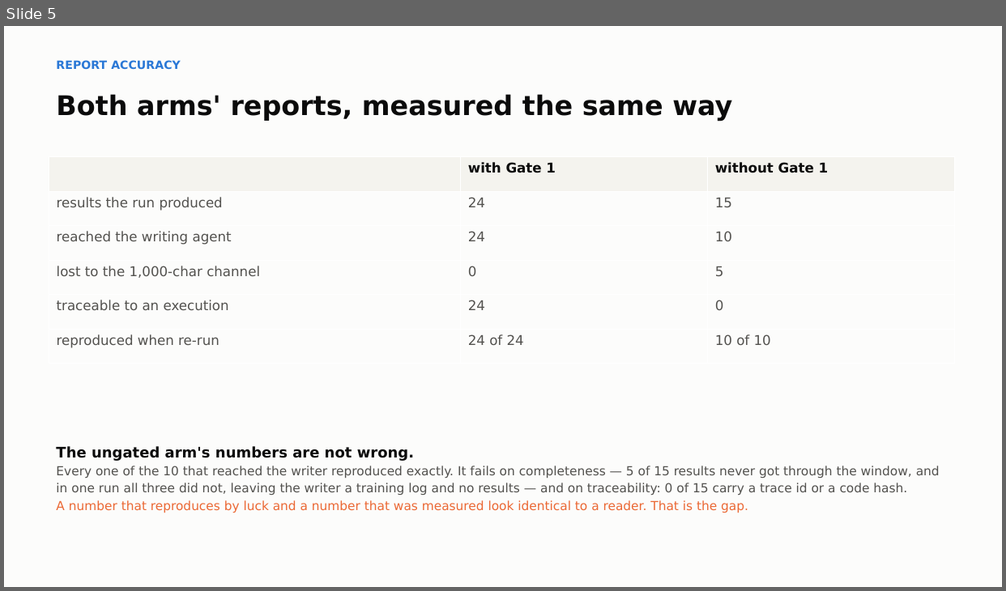
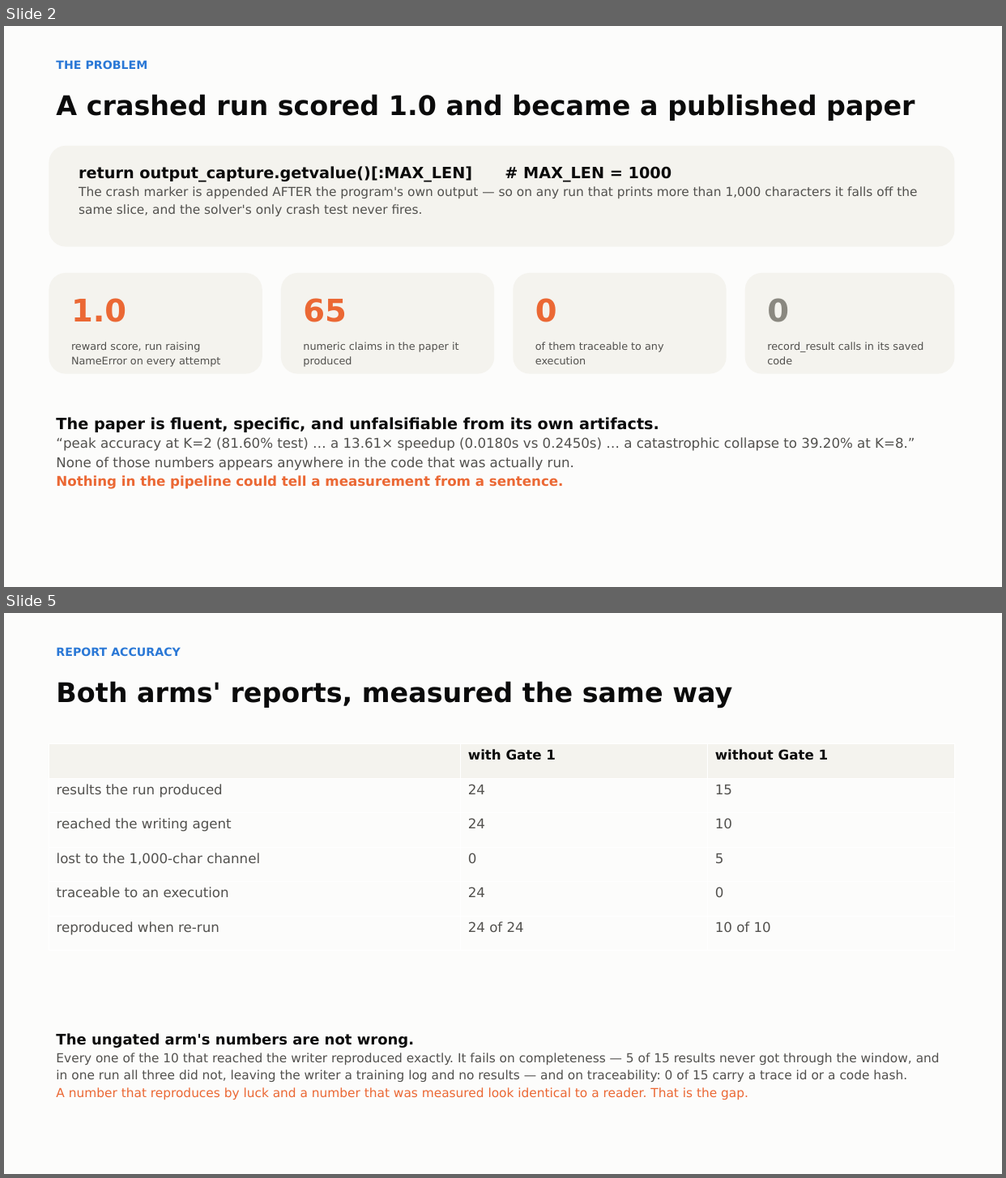
Before and after one commit to bananatruck/gates, a slide deck: reports/GATE1_DECK.pptx. Shown one above the other, each under a label of ours: slide 5 before the commit, slides 2 and 5 after it; the slides between them are not shown. The pictures are 1006x591 and 1006x1178 pixels, drawn with LibreOffice and Linux fonts; fonts in the diff are those of the drawing. Boxes give left, top, right and bottom in pixels: in the first picture for what was removed or moved away, otherwise in the second. Text is boxed around its words. In the diff, an @@ line names an element or a change of style, - is before the commit and + after.

```diff
--- a/reports/GATE1_DECK.pptx
+++ b/reports/GATE1_DECK.pptx
@@ slide 2 added at [4, 26, 1002, 587], background #FCFCFB @@
@@ text added at [56, 60, 148, 69], 11 pt, text #2A78D6, bold @@
+THE PROBLEM
@@ text added at [56, 94, 914, 121], 26 pt, text #0B0B0B, bold @@
+A crashed run scored 1.0 and became a published paper
@@ rounded rectangle added at [49, 146, 955, 247], fill #F4F3EE @@
@@ text added at [79, 166, 917, 216], 12 pt, text #52514E @@
+return output_capture.getvalue()[:MAX_LEN] # MAX_LEN = 1000
+The crash marker is appended AFTER the program's own output — so on any run that prints more than 1,000 characters it falls off the same slice, and the solver's only crash test never fires.
@@ rounded rectangle added at [49, 273, 262, 374], fill #F4F3EE @@
@@ rounded rectangle added at [281, 273, 494, 374], fill #F4F3EE @@
@@ rounded rectangle added at [513, 273, 727, 374], fill #F4F3EE @@
@@ rounded rectangle added at [745, 273, 955, 374], fill #F4F3EE @@
@@ text added at [71, 298, 126, 322], 30 pt, text #EB6834, bold @@
+1.0
@@ text added at [303, 298, 346, 322], 30 pt, text #EB6834, bold @@
+65
@@ text added at [535, 298, 557, 322], 30 pt, text #EB6834, bold @@
+0
@@ text added at [767, 298, 789, 322], 30 pt, text #8A8880, bold @@
+0
@@ text added at [71, 342, 220, 367], 10 pt, text #52514E @@
+reward score, run raising NameError on every attempt
@@ text added at [303, 342, 459, 367], 10 pt, text #52514E @@
+numeric claims in the paper it produced
@@ text added at [535, 342, 664, 365], 10 pt, text #52514E @@
+of them traceable to any execution
@@ text added at [767, 342, 923, 365], 10 pt, text #52514E @@
+record_result calls in its saved code
@@ text added at [56, 417, 914, 489], 13 pt, text #52514E @@
+The paper is fluent, specific, and unfalsifiable from its own artifacts.
+“peak accuracy at K=2 (81.60% test) … a 13.61× speedup (0.0180s vs 0.2450s) … a catastrophic collapse to 39.20% at K=8.” None of those numbers appears anywhere in the code that was actually run.
+Nothing in the pipeline could tell a measurement from a sentence.
```
Also in this commit, not shown: 5 slides changed, 2 other slides added, 13 slides removed, 6 other files.
